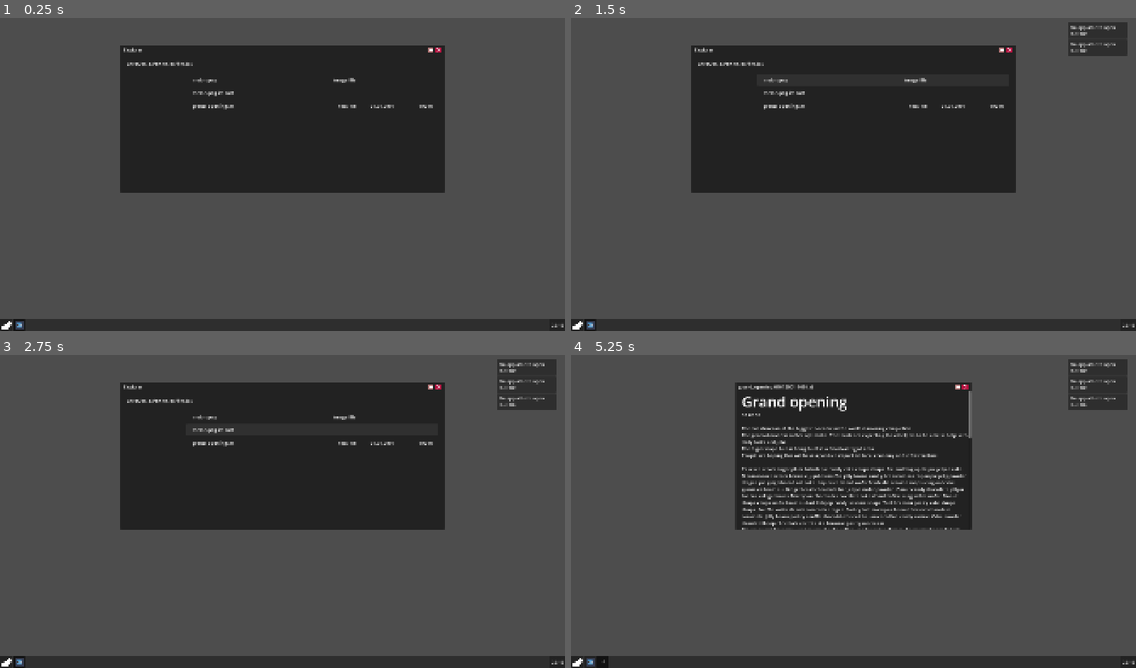
Above: before the commit, frames 1-4 (two rows, left to right).
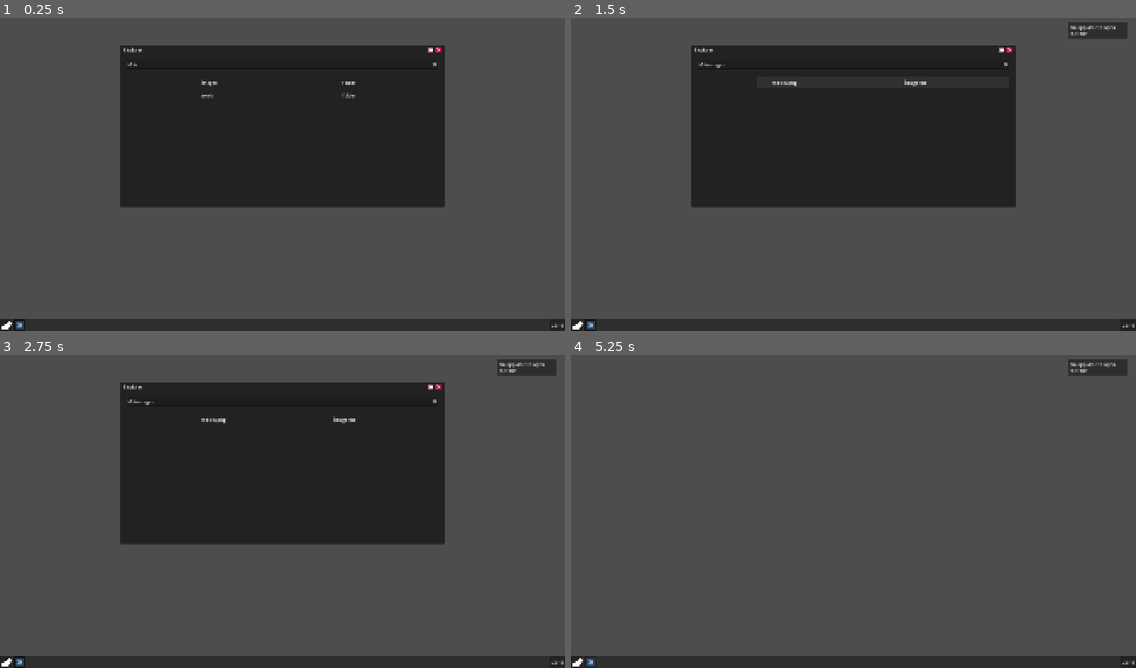
Above: after the commit, the same moments.

Repository: Dherleth/melon-os
Game: Godot game, scene res://os/core/os_system/os_system.tscn
Two runs of this game, one before a commit and one after it. Both use one fixed random seed, a clock stepped at 60 frames per second and the inputs below.
Inputs (mouse positions are in pixels of both pictures, inside the frame that each line leads up to; where the layout moved, square brackets give the same spot in the first picture):
- Up to frame 1 (0.25 s): no input
- Up to frame 2 (1.5 s): click (881, 83) [881, 80] at 0.5 s; click (881, 83) at 1.27 s
- Up to frame 3 (2.75 s): click (310, 430) at 2.02 s
- Up to frame 4 (5.25 s): click (881, 442) at 2.77 s; click (576, 661) at 3.5 s; click (576, 661) at 4.25 s; click (1000, 386) at 5.02 s

The runs differ from the first frame. In frame 1, 3.2% of the frame differs, in the area x 21-79%, y 13-61%; in frame 2, 3.7%; in frame 3, 4.2%; in frame 4, 18%, in the area x 4-99%, y 6-100%.

Commit message:
improved file explorer

Diff:
--- a/os/core/os_system/os_system.gd
+++ b/os/core/os_system/os_system.gd
@@ -1,7 +1,7 @@
 class_name OsSystem
 extends Node
 
-@export var os_definition: OSSystemDefinition = preload("res://os/data/os/melon_os_definiton.tres")
+@export var os_definition: OsSystemDefinition = preload("res://os/data/os/melon_os_definiton.tres")
 
 @onready var os_window_container: OsWindowsContainer = $OsWindowContainer
 @onready var os_task_bar: OsTaskBar = $OsTaskBar
@@ -20,6 +20,8 @@
 	"mp3": "sounder",
 	"wav": "sounder",
 	"ogg": "sounder",
+
+	"": "file_explorer", #Files with no extension are folders
 }
 
 var app_manager: OsAppManager = OsAppManager.new()
@@ -33,7 +35,7 @@
 		app_manager.register_app(app_definition)
 
 
-	app_manager.launch_app("file_explorer")
+	open_file(os_definition.filesystem_base_path)
 
 
 
--- a/os/core/os_system/os_system_definition.gd
+++ b/os/core/os_system/os_system_definition.gd
@@ -1,5 +1,9 @@
-class_name OSSystemDefinition
+class_name OsSystemDefinition
 extends Resource
 
-@export_group("App")
+@export_group("Apps")
 @export var apps: Array[OsAppDefinition]
+
+@export_group("Filesystem")
+@export var filesystem_base_path := "res://os/data/filesystem"
+@export var extensions_to_hide: Array[String] = []
--- a/os/data/apps/file_explorer/file_button.gd
+++ b/os/data/apps/file_explorer/file_button.gd
@@ -31,6 +31,9 @@
 	var creation_date := ""
 	var size_txt := ""
 
+	if extension == "":
+		type = "folder"
+
 	if parts.size() > 1:
 		filename = parts[0] + "." + extension
 
--- a/os/data/apps/file_explorer/file_button.tscn
+++ b/os/data/apps/file_explorer/file_button.tscn
@@ -32,6 +32,10 @@
 theme_override_constants/separation = 30
 alignment = 2
 
+[node name="TextureRect" type="TextureRect" parent="MarginContainer/HBoxContainer" unique_id=1546340324]
+layout_mode = 2
+expand_mode = 3
+
 [node name="FilenameLabel" type="Label" parent="MarginContainer/HBoxContainer" unique_id=827496330]
 custom_minimum_size = Vector2(100, 0)
 layout_mode = 2
--- a/os/data/apps/file_explorer/file_explorer.gd
+++ b/os/data/apps/file_explorer/file_explorer.gd
@@ -2,15 +2,26 @@
 
 @onready var folder_content_list: VBoxContainer = $MarginContainer2/HBoxContainer/ScrollContainer/FolderContentList
 @onready var folders_list: VBoxContainer = $MarginContainer2/HBoxContainer/ScrollContainer2/FoldersList
+@onready var path_input: LineEdit = $MarginContainer/PathInput
 
 var file_button_scene := preload("res://os/data/apps/file_explorer/file_button.tscn")
+var fake_fs_base_path := "M://"
+
+func setup() -> void:
+	_set_path_input_text(file_path)
+
+	scan_directory(file_path)
 
 
-func _ready() -> void:
-	scan_directory("res://os/data/filesystem")
+func scan_directory(path: String, recursive := false, level := 0) -> void:
+	# Prevents from opening the godot project paths not in the intended runtime filesystem base path
+	if not path.contains(os_system.os_definition.filesystem_base_path):
+		return
 
+	if level == 0:
+		for child in folder_content_list.get_children():
+			child.queue_free()
 
-func scan_directory(path: String) -> void:
 	var dir := DirAccess.open(path)
 
 	if dir == null:
@@ -22,17 +33,16 @@
 
 	while entry != "":
 		if entry != "." and entry != "..":
-			var full_path := path.path_join(entry)
+			if not os_system.os_definition.extensions_to_hide.has(entry.get_extension()):
+				var full_path := path.path_join(entry)
 
-			if dir.current_is_dir():
-				print("DIR: ", full_path)
-				scan_directory(full_path)
-			else:
 				var file_button_instance := file_button_scene.instantiate() as FileButton
 				folder_content_list.add_child(file_button_instance)
 				file_button_instance.setup(full_path.get_file())
 				file_button_instance.pressed.connect(_on_file_button_pressed.bind(full_path))
-				print("FILE: ", full_path)
+
+				if dir.current_is_dir() and recursive:
+					scan_directory(full_path, recursive, level + 1)
 
 		entry = dir.get_next()
 
@@ -43,6 +53,23 @@
 	return app_definition.name
 
 
+func _on_file_button_pressed(file_path: String) -> void:
+	# If it is a folder we don't ask the OS to open it, because it would launch
+	# a new instance of the file explorer. We want to stay in the current one
+	if file_path.get_extension() == "":
+		_set_path_input_text(file_path)
 
-func _on_file_button_pressed(file_path: String) -> void:
-	os_system.open_file(file_path)
+		scan_directory(file_path)
+	else:
+		os_system.open_file(file_path)
+
+
+func _set_path_input_text(path: String) -> void:
+	# Hides the project structure from the player, hiding the path to the fs base path
+	path_input.text = path.replace(os_system.os_definition.filesystem_base_path, fake_fs_base_path)
+
+
+func _on_path_input_text_submitted(fake_path: String) -> void:
+	var real_path = fake_path.replace(fake_fs_base_path, os_system.os_definition.filesystem_base_path)
+
+	scan_directory(real_path)
--- a/os/data/apps/file_explorer/file_explorer.tres
+++ b/os/data/apps/file_explorer/file_explorer.tres
@@ -9,6 +9,6 @@
 id = &"file_explorer"
 name = "Explorer"
 scene = ExtResource("2_jkbb0")
-default_size = Vector2(1100, 500)
+default_size = Vector2(1100, 550)
 allow_multiple_instances = true
 metadata/_custom_type_script = "uid://byd2cixpj61b3"
--- a/os/data/apps/file_explorer/file_explorer.tscn
+++ b/os/data/apps/file_explorer/file_explorer.tscn
@@ -17,9 +17,10 @@
 theme_override_constants/margin_right = 20
 theme_override_constants/margin_bottom = 10
 
-[node name="PathLabel" type="Label" parent="MarginContainer" unique_id=1747109551]
+[node name="PathInput" type="LineEdit" parent="MarginContainer" unique_id=1387912033]
 layout_mode = 2
-text = "c://ex/ex_ex/ex_ex_ex/file.txt"
+context_menu_enabled = false
+clear_button_enabled = true
 
 [node name="MarginContainer2" type="MarginContainer" parent="." unique_id=841379402]
 layout_mode = 2
@@ -47,3 +48,5 @@
 [node name="FolderContentList" type="VBoxContainer" parent="MarginContainer2/HBoxContainer/ScrollContainer" unique_id=211515909]
 layout_mode = 2
 size_flags_horizontal = 3
+
+[connection signal="text_submitted" from="MarginContainer/PathInput" to="." method="_on_path_input_text_submitted"]
--- a/os/data/os/melon_os_definiton.tres
+++ b/os/data/os/melon_os_definiton.tres
@@ -1,4 +1,4 @@
-[gd_resource type="Resource" script_class="OSSystemDefinition" format=3 uid="uid://beu562sw1tbus"]
+[gd_resource type="Resource" script_class="OsSystemDefinition" format=3 uid="uid://beu562sw1tbus"]
 
 [ext_resource type="Script" uid="uid://byd2cixpj61b3" path="res://os/core/os_app/os_app_definition.gd" id="1_h2snm"]
 [ext_resource type="Resource" uid="uid://da50ainwj438x" path="res://os/data/apps/texter/texter.tres" id="2_2cilk"]
@@ -8,4 +8,6 @@
 [resource]
 script = ExtResource("2_w3sbq")
 apps = Array[ExtResource("1_h2snm")]([ExtResource("2_2cilk"), ExtResource("3_dpuia")])
+filesystem_base_path = "res://os/data/filesystem/"
+extensions_to_hide = Array[String](["import"])
 metadata/_custom_type_script = "uid://bwkjhovlngnvt"
